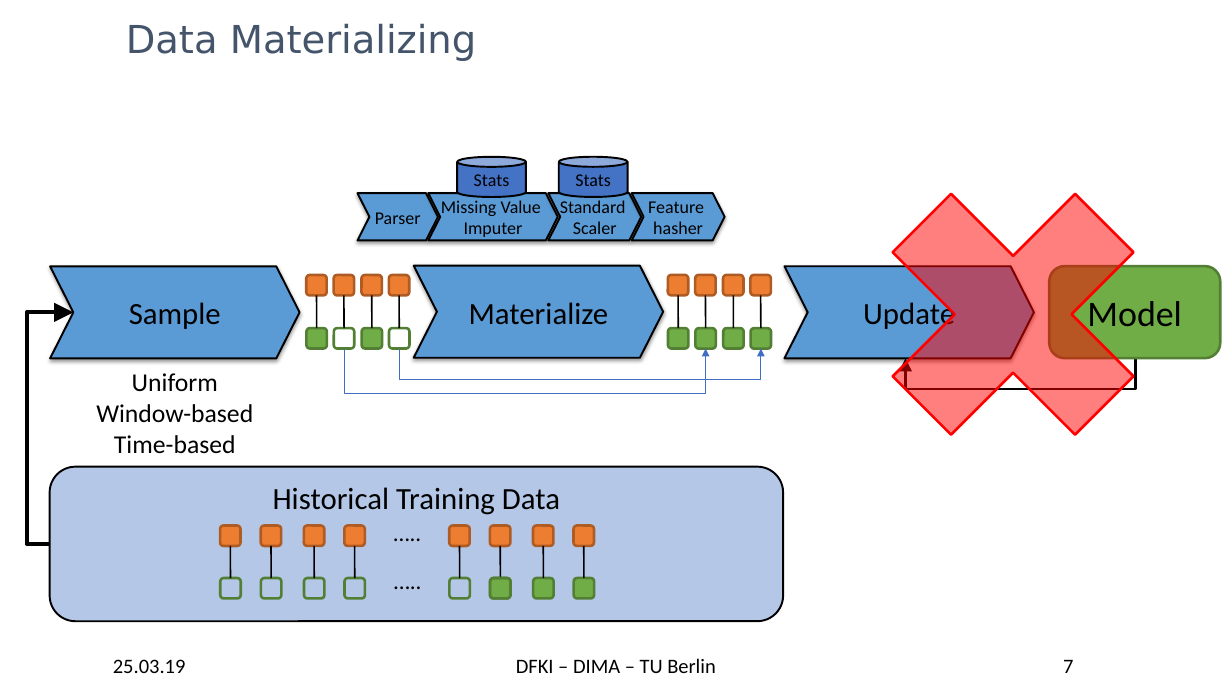
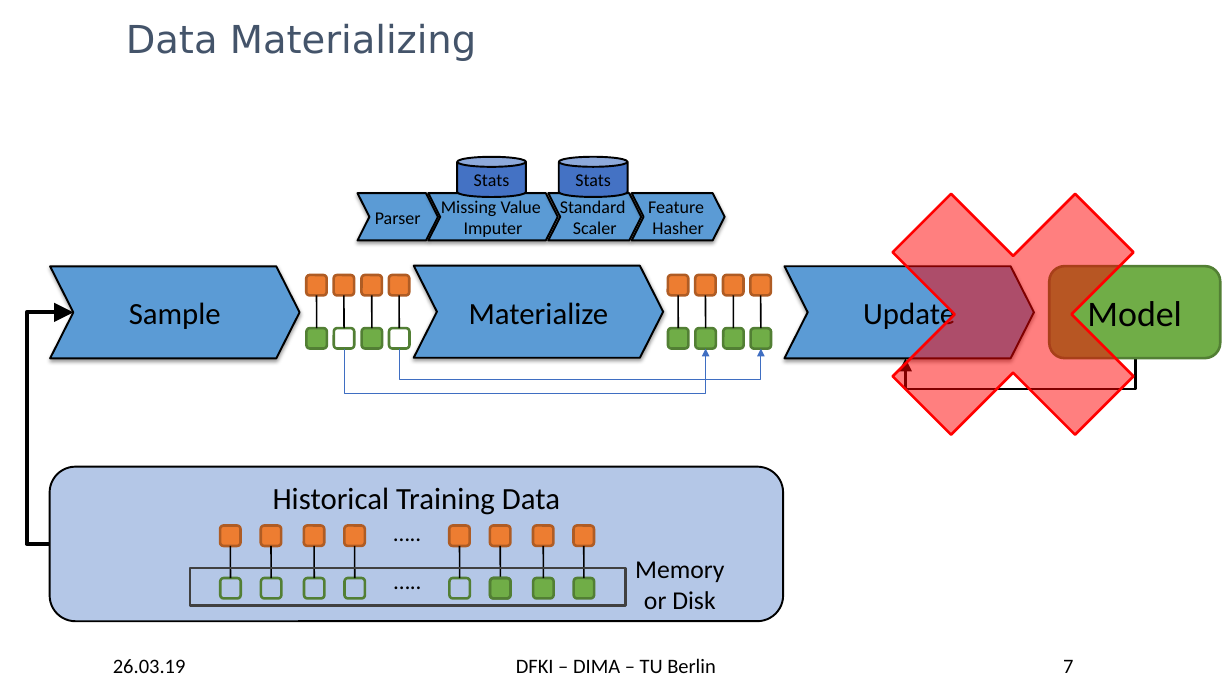
Before and after one commit to TU-Berlin-DIMA/continuous-pipeline-deployment, a slide deck: slide 7 of slides/edbt-2019/edbt-2019.pptx. Drawn at 1232x693 pixels with LibreOffice and Linux fonts; fonts in the diff are those of the drawing; background and template pictures are left out. Boxes give left, top, right and bottom in pixels: in the first picture for what was removed or moved away, otherwise in the second. Text is boxed around its words. In the diff, an @@ line names an element or a change of style, - is before the commit and + after.

```diff
--- a/slides/edbt-2019/edbt-2019.pptx
+++ b/slides/edbt-2019/edbt-2019.pptx
@@ text in chevron at bbox=[652, 221, 704, 240]: text changed @@
-hasher
+Hasher
@@ text removed at bbox=[96, 373, 253, 454] @@
-Uniform
-Window-based
-Time-based
@@ rectangle added at bbox=[190, 568, 626, 605], outline #404040 2 pt @@
@@ text added at bbox=[635, 561, 724, 609], 20 pt, text #000000 @@
+Memory
+or Disk
@@ text at bbox=[113, 659, 186, 673]: text changed @@
-25.03.19
+26.03.19
```
Also in this commit, not shown: 29 other slides changed.
